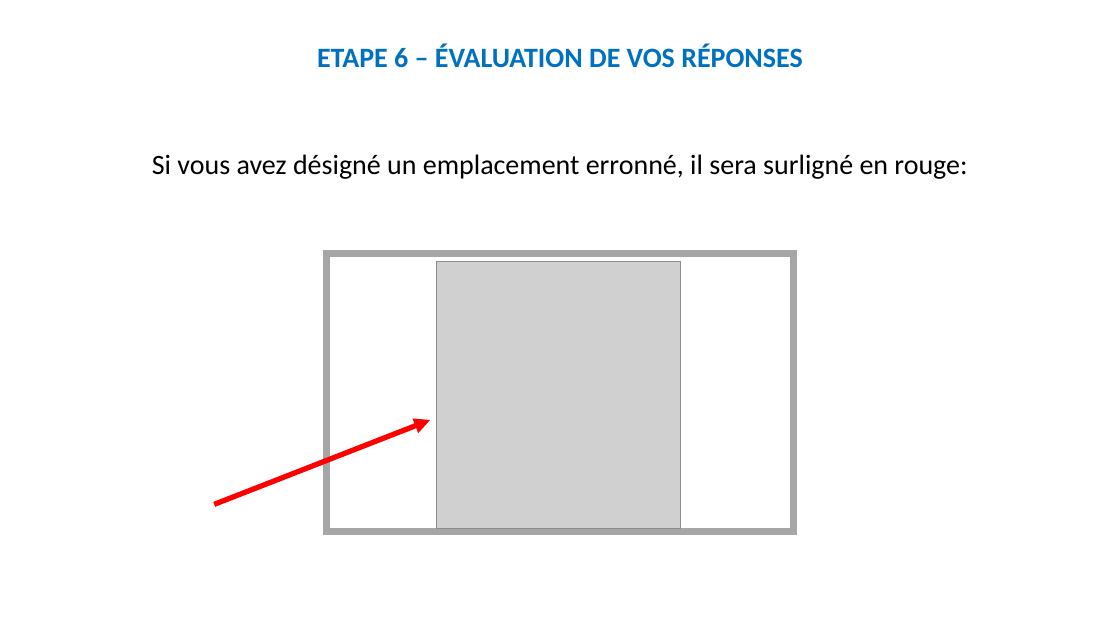
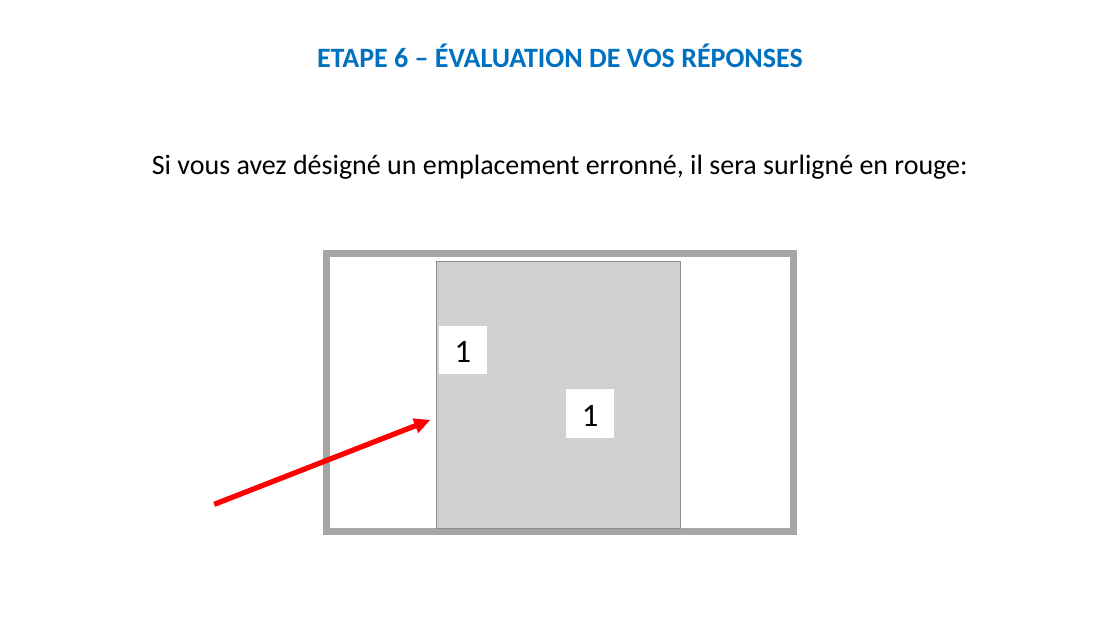
Before and after one commit to MBB-team/Online_Testing, a slide deck: slide 30 of src/SE_ELAN/Stimuli/Instructions_Rewarded.pptx. Drawn at 1120x630 pixels with LibreOffice and Linux fonts; fonts in the diff are those of the drawing; grey boxes stand for pictures. Boxes give left, top, right and bottom in pixels: in the first picture for what was removed or moved away, otherwise in the second. Text is boxed around its words. In the diff, an @@ line names an element or a change of style, - is before the commit and + after.

```diff
--- a/src/SE_ELAN/Stimuli/Instructions_Rewarded.pptx
+++ b/src/SE_ELAN/Stimuli/Instructions_Rewarded.pptx
@@ rectangle added at (x1=440, y1=327, x2=487, y2=374), fill #FFFFFF, outline #FFFFFF 1 pt @@
@@ text added at (x1=455, y1=341, x2=472, y2=362), 28 pt, text #000000 @@
+1
@@ rectangle added at (x1=566, y1=390, x2=613, y2=437), fill #FFFFFF, outline #FFFFFF 1 pt @@
@@ text added at (x1=582, y1=405, x2=599, y2=426), 28 pt, text #000000 @@
+1
```
Also in this commit, not shown: 14 other slides changed, 2 other files.
